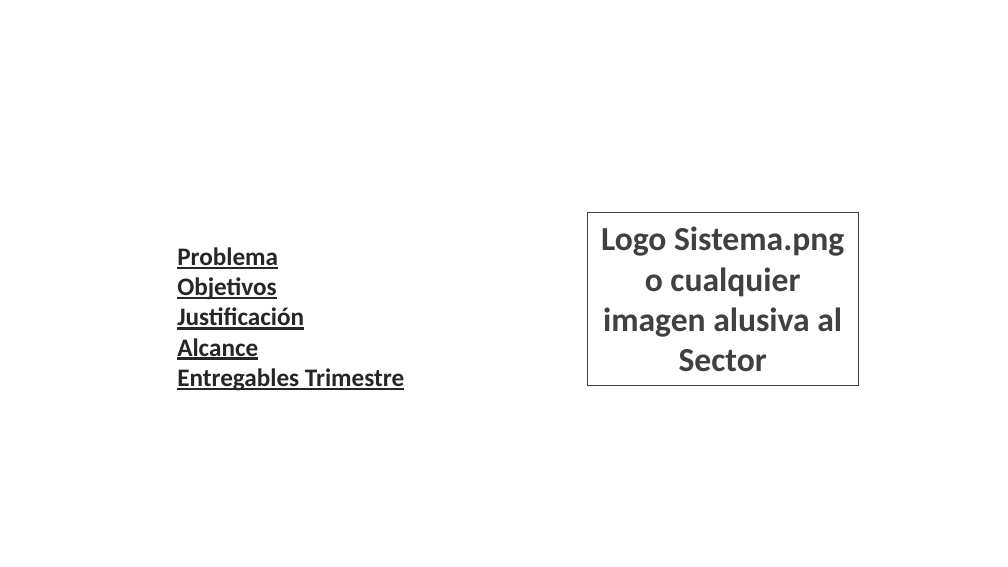
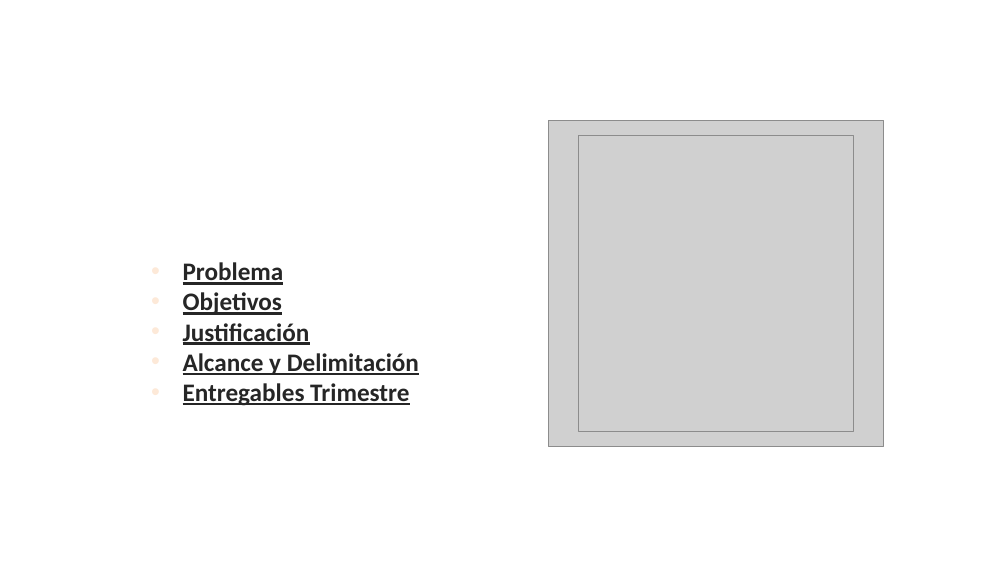
Before and after one commit to HectorAcostaDD/AGILITY_REPORT, a slide deck: slide 3 of proy_formativo/documentacion/1er_Trim/1_Presentación_Sustentacion.pptx. Drawn at 1008x567 pixels with LibreOffice and Linux fonts; fonts in the diff are those of the drawing; grey boxes stand for pictures; background and template pictures are left out. Boxes give left, top, right and bottom in pixels: in the first picture for what was removed or moved away, otherwise in the second. Text is boxed around its words. In the diff, an @@ line names an element or a change of style, - is before the commit and + after.

Commit message:
Subo entregables 1 y 2 trimestre

```diff
--- a/proy_formativo/documentacion/1er_Trim/1_Presentación_Sustentacion.pptx
+++ b/proy_formativo/documentacion/1er_Trim/1_Presentación_Sustentacion.pptx
@@ picture added at (x1=548, y1=120, x2=884, y2=447) @@
@@ picture added at (x1=579, y1=135, x2=854, y2=431) @@
@@ rectangle removed at (x1=588, y1=213, x2=859, y2=386) @@
-Logo Sistema.png o cualquier imagen alusiva al Sector
@@ text "Problema" moved from (x1=177, y1=247, x2=404, y2=391) to (x1=183, y1=262, x2=419, y2=406) @@
@@ text at (x1=183, y1=262, x2=409, y2=406): bullet none to • @@
@@ text at (x1=183, y1=353, x2=419, y2=375): text changed @@
-Alcance
+• Alcance y Delimitación
```
Also in this commit, not shown: 2 other slides changed, 11 slides added, 9 slides removed, 17 other files.
